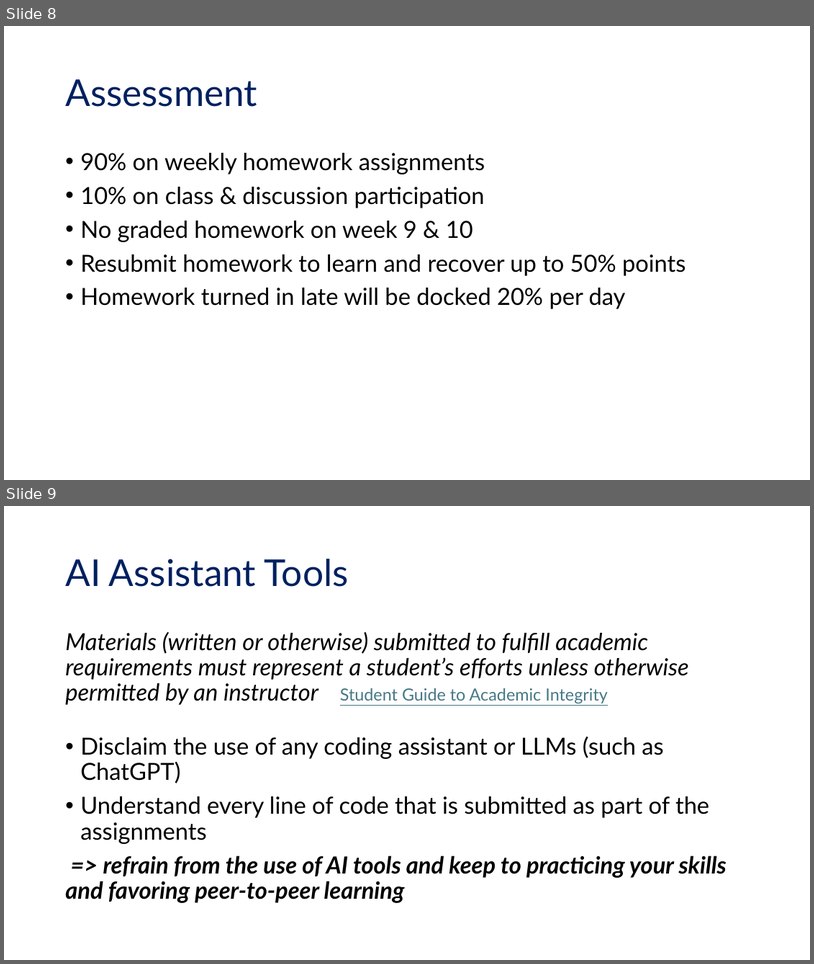
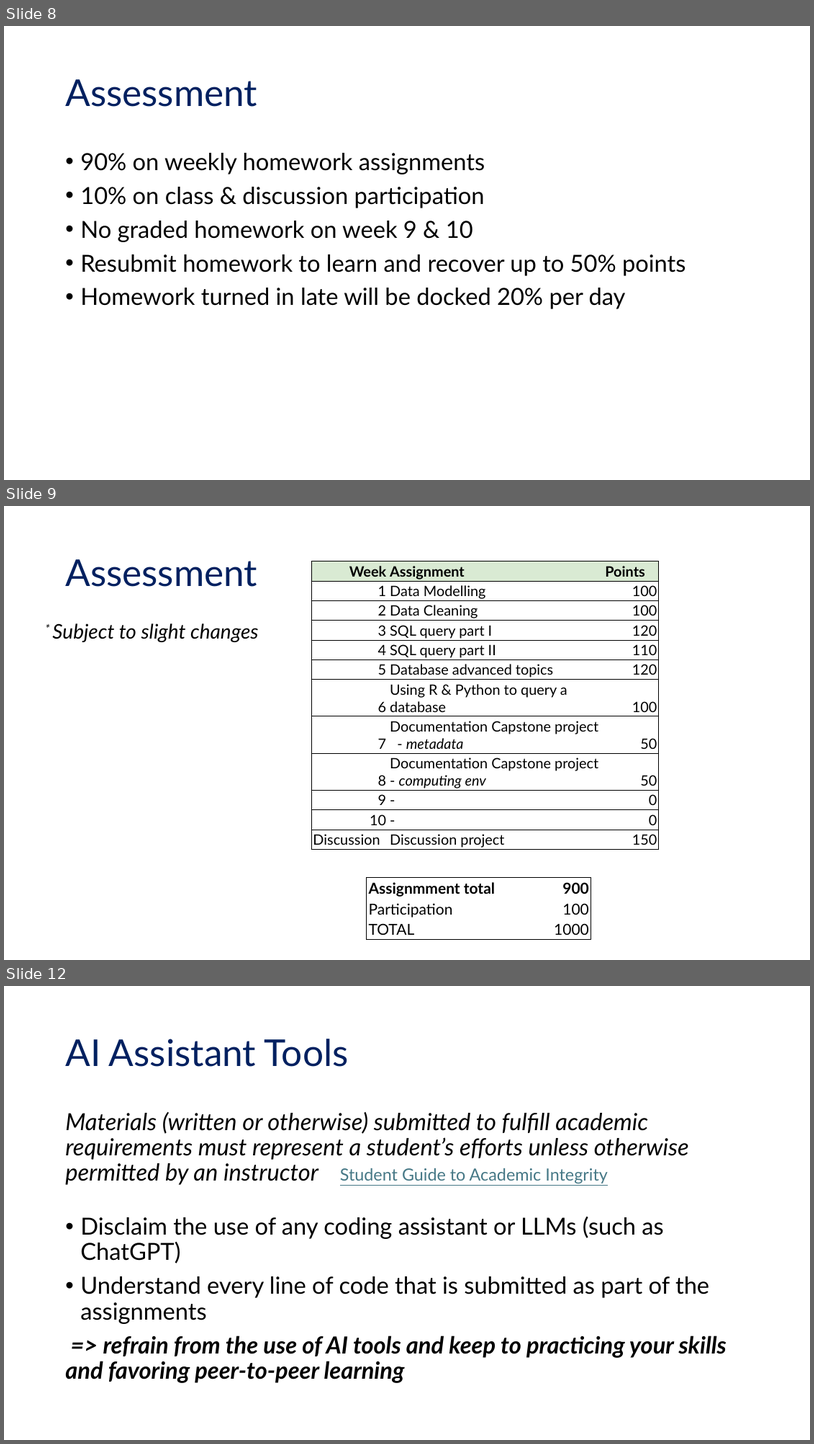
Before and after one commit to UCSB-Library-Research-Data-Services/bren-eds213, a slide deck: modules/week01/eds-213_intro.pptx. Shown one above the other, each under a label of ours: slides 8 and 9 before the commit, slides 8, 9 and 12 after it; the slides between them are not shown. The pictures are 814x964 and 814x1444 pixels, drawn with LibreOffice and Linux fonts; fonts in the diff are those of the drawing. Boxes give left, top, right and bottom in pixels: in the first picture for what was removed or moved away, otherwise in the second. Text is boxed around its words. In the diff, an @@ line names an element or a change of style, - is before the commit and + after.

Commit message:
add more info on assignments

```diff
--- a/modules/week01/eds-213_intro.pptx
+++ b/modules/week01/eds-213_intro.pptx
@@ slide 9 added at box(4, 506, 810, 960), background #FFFFFF @@
@@ title added at box(65, 559, 257, 587), 44 pt, text #002060 @@
+Assessment
@@ table added at box(311, 561, 659, 850), 12 rows, 3 columns @@
+Week | Assignment | Points
+1 | Data Modelling | 100
+2 | Data Cleaning | 100
+3 | SQL query part I | 120
+4 | SQL query part II | 110
+5 | Database advanced topics | 120
+6 | Using R & Python to query a database | 100
+7 | Documentation Capstone project - metadata | 50
+8 | Documentation Capstone project - computing env | 50
+9 | - | 0
+10 | - | 0
+Discussion | Discussion project | 150
@@ text added at box(52, 623, 258, 642), 24 pt, text #000000, italic @@
+* Subject to slight changes
@@ table added at box(367, 878, 592, 939), 3 rows, 2 columns @@
+Assignmment total | 900
+Participation | 100
+TOTAL | 1000
@@ what was slide 9 is now slide 12 @@
```
Also in this commit, not shown: 2 other slides added.
